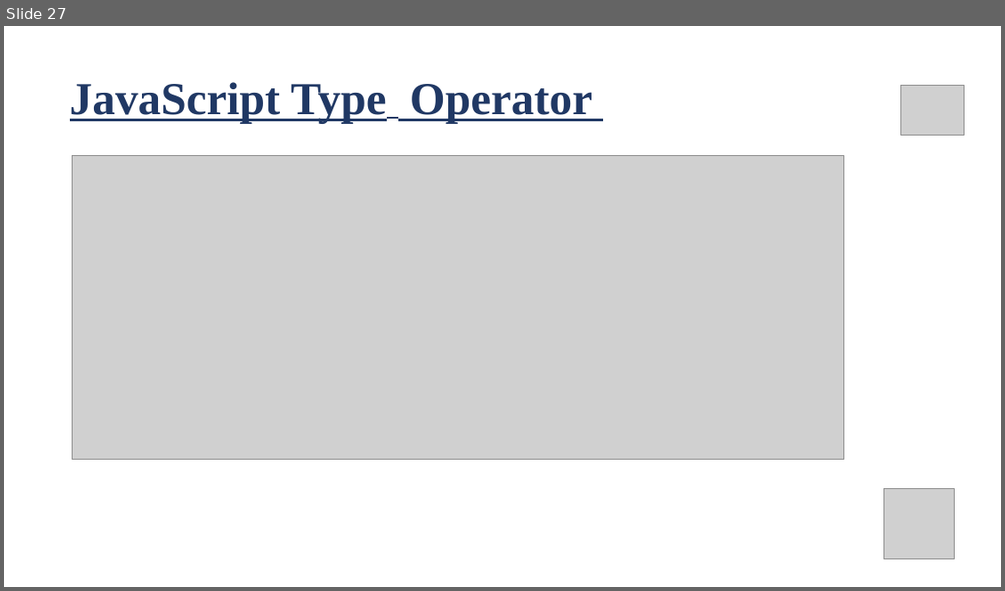
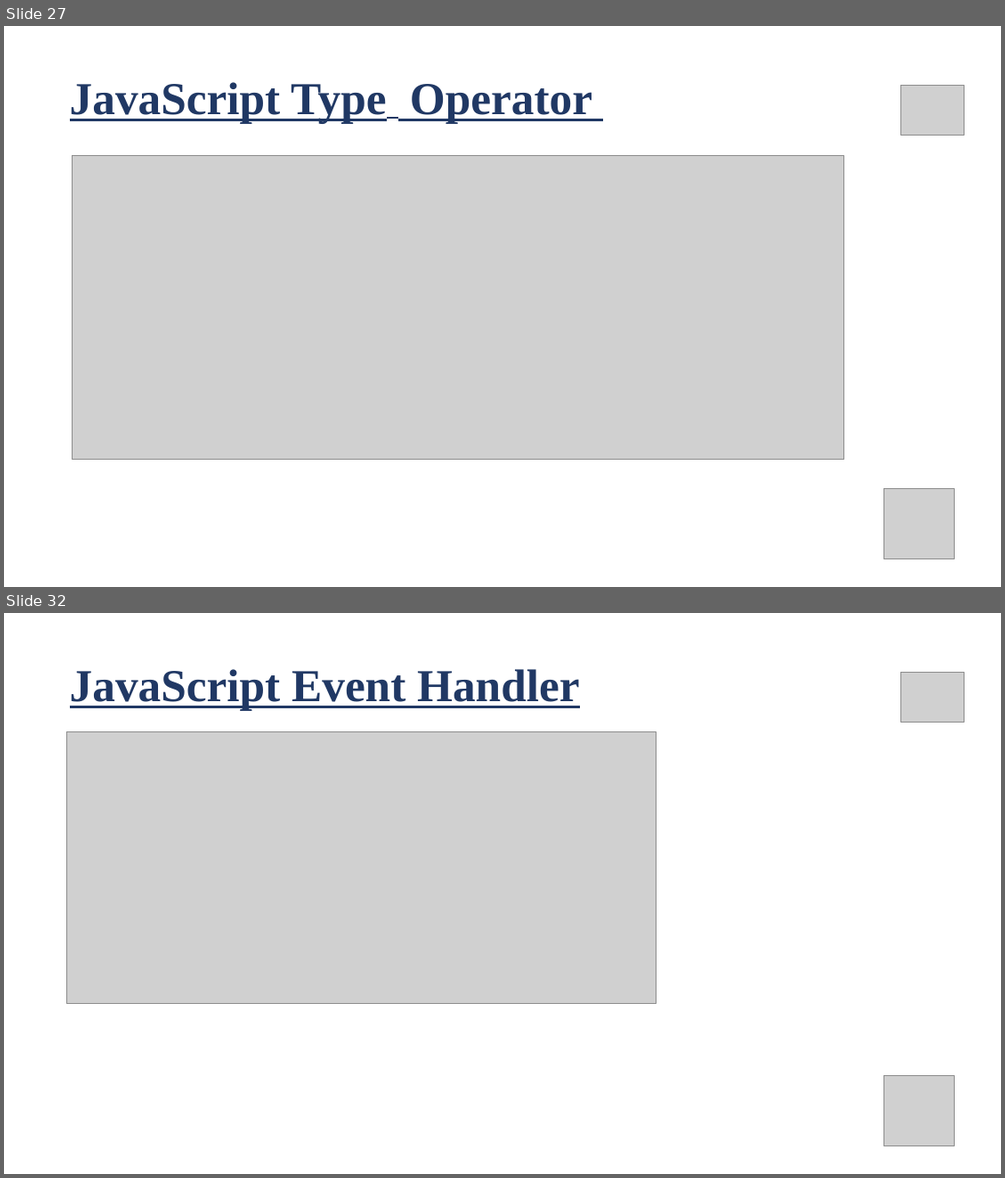
Before and after one commit to pappudey/Course-Code-, a slide deck: js 1st class slide - part 01 .pptx. Shown one above the other, each under a label of ours: slide 27 before the commit, slides 27 and 32 after it; the slides between them are not shown. The pictures are 1005x591 and 1005x1178 pixels, drawn with LibreOffice and Linux fonts; fonts in the diff are those of the drawing; grey boxes stand for pictures. Boxes give left, top, right and bottom in pixels: in the first picture for what was removed or moved away, otherwise in the second. Text is boxed around its words. In the diff, an @@ line names an element or a change of style, - is before the commit and + after.

```diff
--- a/js 1st class slide - part 01 .pptx
+++ b/js 1st class slide - part 01 .pptx
@@ slide 32 added at <box>4,613,1001,1174</box>, background #FFFFFF @@
@@ title added at <box>70,669,579,711</box>, 44 pt, text #203864, bold, underline @@
+JavaScript Event Handler
@@ picture added at <box>901,672,964,723</box> @@
@@ picture added at <box>67,732,656,1004</box> @@
@@ picture added at <box>884,1075,955,1145</box> @@
```
Also in this commit, not shown: 11 other slides added, 2 other files.
